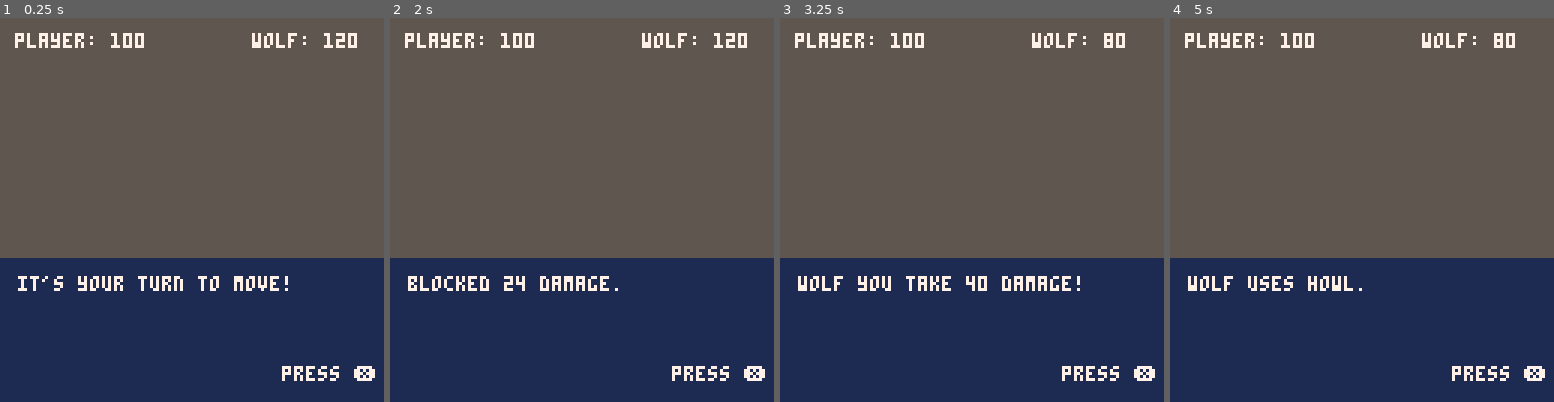
Above: before the commit, frames 1-4 (left to right).
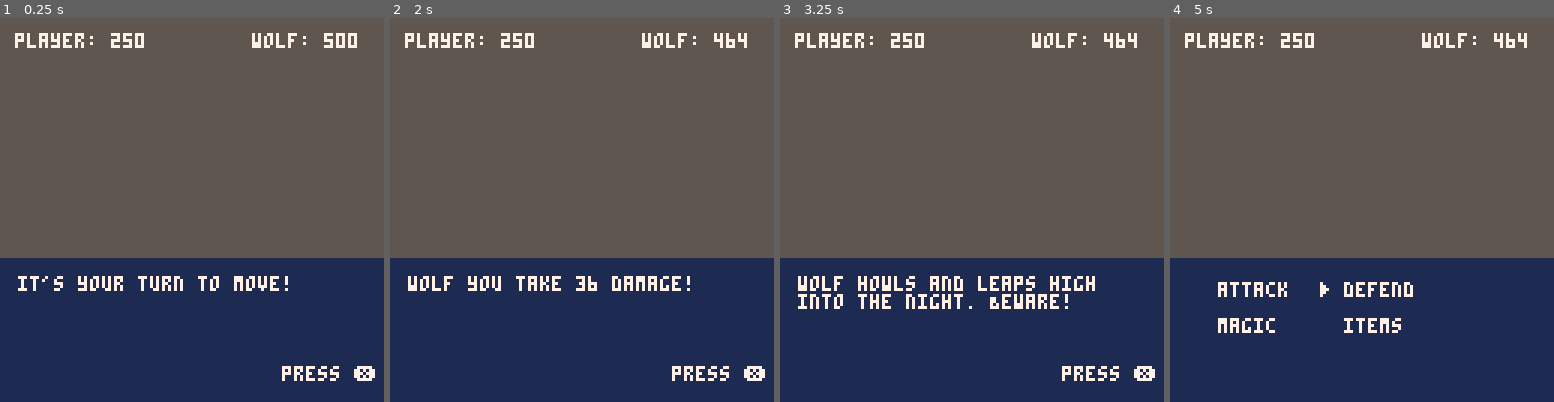
Above: after the commit, the same moments.

Repository: pixegami/wolfhunter
Game: PICO-8 cartridge moonshot.p8
Same seed, same stepped clock (60 frames per second), same inputs: the game is played once before the commit and once after it.
Inputs:
- Up to frame 1 (0.25 s): no input
- Up to frame 2 (2 s): tap X (X key) at 0.33, 1.07, 1.85 s; hold Right from 1.6 s (still down)
- Up to frame 3 (3.25 s): release Right at 2.1 s; hold Up 2.15-2.42 s; hold Right 2.47-3.03 s; tap X (X key) at 2.97 s; hold Left from 3.08 s (still down)
- Up to frame 4 (5 s): release Left at 3.58 s; hold Down 3.63-3.97 s; hold Right 4.02-4.68 s; tap X (X key) at 4.08 s; hold Up from 4.73 s (still down)

The runs differ from the first frame. In frame 1, 0.1% of the frame differs, in the area x 28-90%, y 3-8%; in frame 2, 1.4%; in frame 3, 2.0%; in frame 4, 2.4%, in the area x 4-98%, y 3-95%.

Commit message:
Added boss mechanics

Diff:
--- a/moonshot.p8
+++ b/moonshot.p8
@@ -8,14 +8,17 @@
 col_width = 128 - (2 * narrator_padding)
 narrator_index = 1
 
+-- game constants
+k_bleed_damage = 10
+
 menu_index = {x=1, y=1}
 f_count = 0
 
 -- game state
 function new_game_state()
 
-  local player = new_unit("player", 100, {"menu"})
-  local enemy = new_unit("wolf", 120, {"slash", "howl"})
+  local player = new_unit("player", 250, {"menu"})
+  local enemy = new_unit("wolf", 500, {"slash", "dark charge", "strong defend", "raging strike", "ravage", "cleave"})
 
   local state = {
     player = player,
@@ -42,7 +45,7 @@
   state.start_turn = function(this, is_player_turn)
     this.is_player_turn = is_player_turn
     this:current_unit():on_turn_start()
-    unit_event = generate_event(this:current_unit():get_random_event_id(), this:current_unit(), this:current_target())
+    unit_event = generate_event(this:current_unit():next_event(), this:current_unit(), this:current_target())
     sequence:add(unit_event)
     sequence:add(new_end_turn_event())
   end
@@ -56,14 +59,19 @@
 end
 
 -- units
-function new_unit(name, hp, event)
+function new_unit(name, hp, event_pool)
   local unit = {
     name=name,
     hp=hp,
-    event=event,
+
+    -- event management
+    event_pool=event_pool,
+    event_queue={},
 
     --combat status
-    block = 24, -- block incoming damage for 1 turn.
+    block = 0, -- block incoming damage for 1 turn.
+    bleed = 0, -- bleeding, taking damage each turn.
+    vulnerable = false -- take double damage from attacks.
   }
 
   unit.get_random_event_id = function(this)
@@ -71,9 +79,44 @@
     return this.event[rnd_index]
   end
 
+  -- copy the event pool into the event queue
+  unit.enqueue_random_events_from_pool = function(this)
+    this.event_queue = {}
+    for i=1, #this.event_pool do
+      local r_index = flr(rnd(#this.event_queue)) + 1
+      add(this.event_queue, this.event_pool[i], r_index)
+    end
+  end
+
+  -- next event in the queue
+  unit.next_event = function(this)
+    -- randomly populate the queue again.
+    if #this.event_queue == 0 then this:enqueue_random_events_from_pool() end
+    -- pop first item from the queue.
+    local event = this.event_queue[1]
+    del(this.event_queue, event)
+    return event
+  end
+
+  unit.insert_event = function(this, event)
+    add(this.event_queue, event, 1)
+  end
+
   -- do this every time the unit starts a new turn.
   unit.on_turn_start = function(this)
+
+    -- reset unit status effects.
+    if this.vulnerable then
+      sequence:add(new_event("story", unit.name.." is no longer vulnerable."))
+    end
+
+    if this.bleed == 1 then
+      sequence:add(new_event("story", unit.name.." is no longer bleeding."))
+    end
+
+    this.vulnerable = false
     this.block = 0
+    this.bleed -= 1
   end
 
   return unit
@@ -100,7 +143,7 @@
 
   sequence.insert = function(this, e)
     -- move sequence cursor to the next event.
-    e.next = this.head.next
+    e:get_tail().next = this.head.next
     this.head.next = e
   end
   return sequence
@@ -208,6 +251,20 @@
     next = nil,
     executable = executable
   }
+
+  event.get_tail = function(this)
+    if this.next then
+      return this.next:get_tail()
+    else
+      return this
+    end
+  end
+
+  -- add new event to the end of the chain
+  event.chain_add = function(this, event)
+    this:get_tail().next = event
+  end
+
   return event
 end
 
@@ -215,30 +272,67 @@
   local event = new_event("story", unit.name.." uses "..name..".", true)
 
   event.action = function(this)
-    -- when the action is used, we evalute block and damage as separate events.
+
+    -- insert special event effects
+    if name == "raging strike" then insert_vulnerable_event(unit) end
+    if name == "ravage" then insert_bleed_event(target) end
+
+    -- create an event 'head' to append to. we won't use it
+    local head_event = new_event()
     local damage = value
-    local block_event = nil
+
+    -- resolve cleave
+    if name == "cleave" then
+      head_event:chain_add(new_event("story", "a third of "..target.name.."'s life is dealt as damage."))
+      damage = ceil(target.hp * 0.5)
+    end
+
+    -- resolve vulnerability.
+    if target.vulnerable then
+      damage *= 2
+      head_event:chain_add(new_event("story", target.name.." is vulnerable. the damage is doubled."))
+    end
+
+    -- resolve the block.
     if target.block > 0 then
       blocked_damage = min(target.block, value)
       target.block -= blocked_damage
       damage -= blocked_damage
-      block_event = new_event("story", "blocked "..blocked_damage.." damage.")
+      head_event:chain_add(new_event("story", "blocked "..blocked_damage.." damage."))
     end
 
     -- resolve the damage.
     if damage > 0 then
-      local dmg_event = new_damage_event(target, damage)
-      sequence:insert(dmg_event)
+      head_event:chain_add(new_damage_event(target, damage))
     else
-      local dmg_event = new_event("story", "this dealt no damage!")
-      sequence:insert(dmg_event)
-    end
-
-    -- finally insert the block event so it resolves first.
-    if block_event then sequence:insert(block_event) end
-  end
-
-  return event
+      head_event:chain_add(new_event("story", "this dealt no damage!"))
+    end
+
+    -- resolve the bleed.
+    if target.bleed > 0 and damage > 0 then
+      head_event:chain_add(new_event("story", target.name.." takes extra damage from bleeding."))
+      head_event:chain_add(new_damage_event(target, k_bleed_damage))
+      target.bleed += 1 -- unit continues to bleed another turn.
+    end
+
+    -- finally insert the event head
+    sequence:insert(head_event.next)
+  end
+
+  return event
+end
+
+function insert_vulnerable_event(unit)
+  local event = new_event("story", unit.name.." becomes vulnerable to attacks.", true)
+  event.action = function(this) unit.vulnerable = true end
+  sequence:insert(event)
+end
+
+function insert_bleed_event(unit)
+  local event = new_event("story", unit.name.." is bleeding, and will take extra damage when attacked.", true)
+  event:chain_add(new_event("story", "bleeding can be stopped by avoiding damage."))
+  event.action = function(this) unit.bleed = 3 end
+  sequence:insert(event)
 end
 
 function new_damage_event(unit, value)
@@ -249,7 +343,8 @@
     unit.hp -= value
     if unit.hp <= 0 then
       unit.hp = 0
-      sequence:insert(new_event("end_combat", "the fight has ended!"))
+      sequence:insert(new_end_combat_event())
+      sequence:insert(new_event("story", "the fight has ended!"))
     end
   end
 
@@ -264,6 +359,24 @@
   return event
 end
 
+function new_end_combat_event()
+  local event = new_event("end_combat", "", true)
+  event.action = function(this)
+    global_scene = new_victory_scene():init()
+  end
+  return event
+end
+
+function new_defend_event(name, unit, value)
+  local event = new_event("story", unit.name.." uses "..name..".", true)
+  event.action = function(this)
+    local block_event = new_block_event(unit, value)
+    block_event.action = function(this) unit.block += value end
+    sequence:insert(block_event)
+  end
+  return event
+end
+
 function new_block_event(unit, value)
   local desc = unit.name.." gains "..value.." block."
   local event = new_event("block", desc, true)
@@ -271,15 +384,99 @@
   return event
 end
 
+function new_dark_charge_event(unit)
+  local desc = unit.name.." howls and leaps high into the night. Beware!"
+  local event = new_event("story", desc)
+  unit:insert_event("dark flight")
+  return event
+end
+
 function generate_event(event_id, unit, target)
+
+  -- player moves
   if event_id == "menu" then return new_event("menu") end
-  if event_id == "slash" then return new_attack_event(event_id, unit, target, 32) end
-  if event_id == "howl" then return new_attack_event(event_id, unit, target, 5) end
-  if event_id == "attack" then return new_attack_event(event_id, unit, target, 64) end
-  if event_id == "defend" then return new_block_event(unit, 12) end
+  if event_id == "attack" then return new_attack_event(event_id, unit, target, 36) end
+  if event_id == "defend" then return new_defend_event(event_id, unit, 12) end
+
+  -- boss moves
+  if event_id == "slash" then return new_attack_event(event_id, unit, target, 16) end
+  if event_id == "strong defend" then return new_defend_event(event_id, unit, 32) end
+  if event_id == "dark charge" then return new_dark_charge_event(unit) end
+  if event_id == "dark flight" then return new_attack_event(event_id, unit, target, 48) end
+  if event_id == "raging strike" then return new_attack_event(event_id, unit, target, 24) end
+  if event_id == "ravage" then return new_attack_event(event_id, unit, target, 12) end
+  if event_id == "cleave" then return new_attack_event(event_id, unit, target, 1) end
 
   -- unknown event id
   return new_event("story", "you use "..event_id.."... but nothing happens.")
+end
+
+-->8
+--scenes
+
+function new_combat_scene()
+
+  local scene = {}
+
+  scene.init = function(this)
+    sequence = new_sequence()
+    state = new_game_state()
+    combat_menu = new_menu({"attack", "defend", "magic", "items"})
+    state:start_turn(true)
+    return this
+  end
+
+  scene.draw = function(this)
+    cls(5)
+    draw_narrator_box()
+    draw_units()
+
+    -- show the current event.
+    if (event.type == "menu") then
+      combat_menu:draw()
+    else
+      print_wrapped(event.desc)
+      draw_caret()
+    end
+  end
+
+  scene.update = function(this)
+    event = sequence.head
+
+    -- execute this event's action.
+    if event.executable then
+      event:action()
+      event.executable = false
+    end
+
+    -- update the menu if we are showing one.
+    if event.type == "menu" then combat_menu:update() end
+
+    -- each time we press x, the sequence progresses.
+    if btnp(5) then sequence:next() end
+  end
+
+  return scene
+end
+
+function new_victory_scene()
+  local scene = {}
+
+  scene.init = function(this)
+    return this
+  end
+
+  scene.draw = function(this)
+    cls(0)
+    print("you have defeated the wolf!", 5, 5, 7)
+  end
+
+  scene.update = function(this)
+    -- reset to the combat scene.
+    if btnp(5) then global_scene = new_combat_scene():init() end
+  end
+
+  return scene
 end
 
 -->8
@@ -316,44 +513,17 @@
 -- game loop
 
 function _init()
-  sequence = new_sequence()
-  state = new_game_state()
-  combat_menu = new_menu({"attack", "defend", "magic", "items"})
-
-  -- start the player's turn.
-  state:start_turn(true)
+  -- initialize scenes
+  global_scene = new_combat_scene():init()
 end
 
 function _update()
-
   f_count += 1
-  event = sequence.head
-
-  -- execute this event's action.
-  if event.executable then
-    event:action()
-    event.executable = false
-  end
-
-  -- update the menu if we are showing one.
-  if event.type == "menu" then combat_menu:update() end
-
-  -- each time we press x, the sequence progresses.
-  if btnp(5) then sequence:next() end
+  global_scene:update()
 end
 
 function _draw()
-  cls(5)
-  draw_narrator_box()
-  draw_units()
-
-  -- show the current event.
-  if (event.type == "menu") then
-    combat_menu:draw()
-  else
-    print_wrapped(event.desc)
-    draw_caret()
-  end
+  global_scene:draw()
 end
 
 __gfx__
